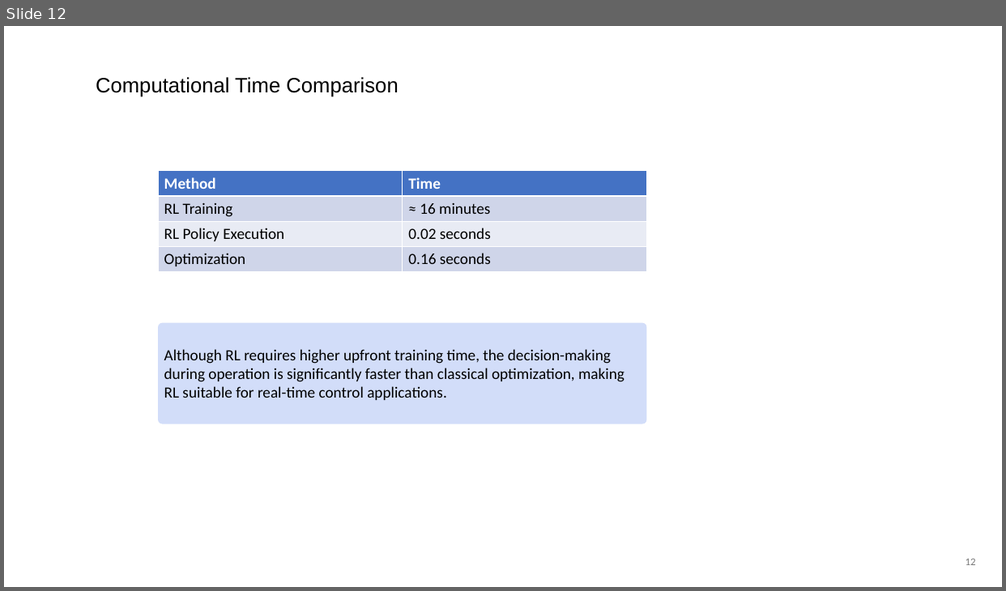
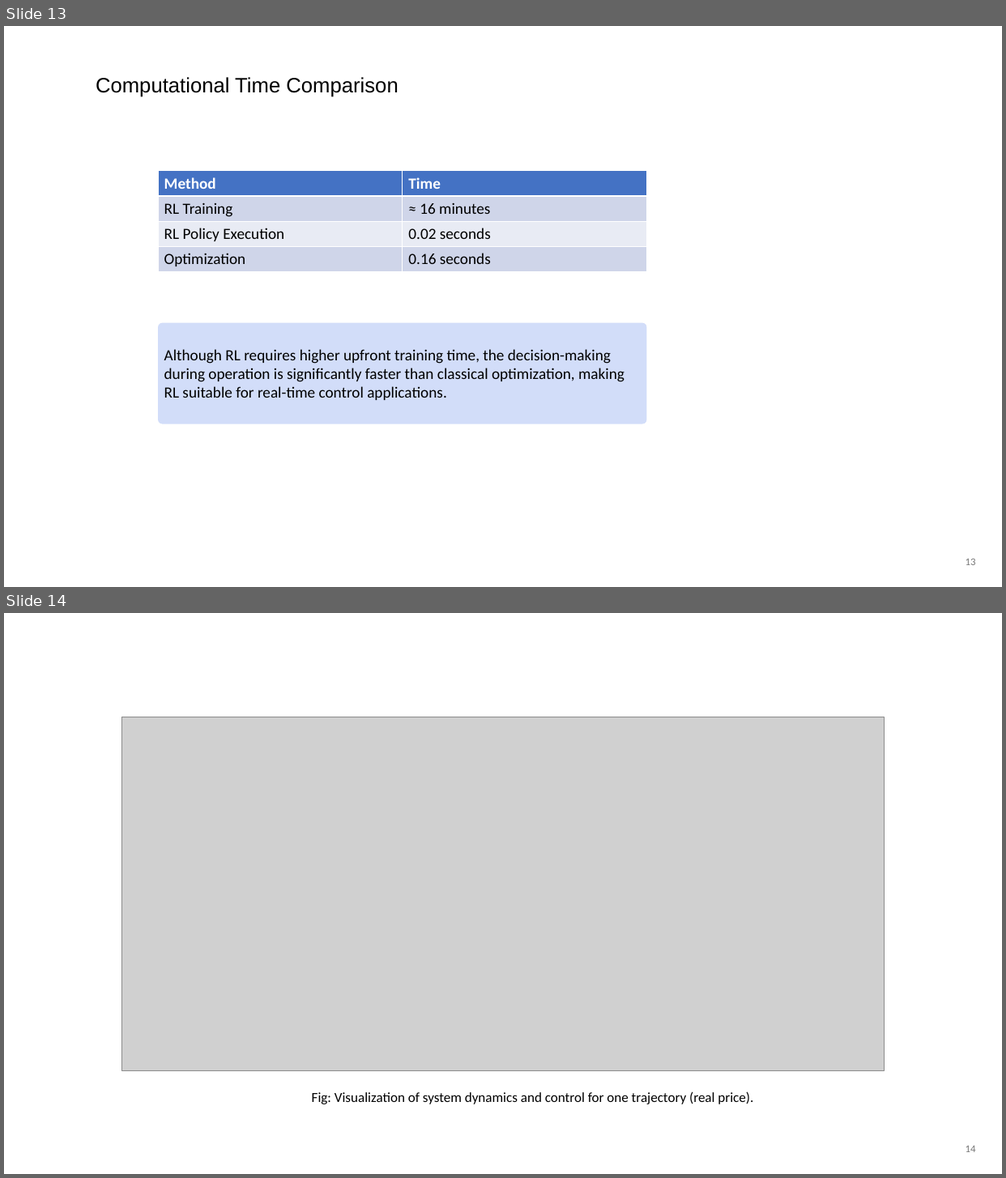
Before and after one commit to itsashishthapa/THESIS, a slide deck: Presentations/Thesis Update(first case)- 04-03-2026.pptx. Shown one above the other, each under a label of ours: slide 12 before the commit, slides 13 and 14 after it. The pictures are 1006x591 and 1006x1178 pixels, drawn with LibreOffice and Linux fonts; fonts in the diff are those of the drawing; grey boxes stand for pictures. Boxes give left, top, right and bottom in pixels: in the first picture for what was removed or moved away, otherwise in the second. Text is boxed around its words. In the diff, an @@ line names an element or a change of style, - is before the commit and + after.

```diff
--- a/Presentations/Thesis Update(first case)- 04-03-2026.pptx
+++ b/Presentations/Thesis Update(first case)- 04-03-2026.pptx
@@ slide 14 added at (4,613,1002,1174), background #FFFFFF @@
@@ picture added at (122,717,884,1071) @@
@@ text added at (312,1092,753,1105), 16 pt, text #000000 @@
+Fig: Visualization of system dynamics and control for one trajectory (real price).
@@ page number added at (965,1146,976,1152), 12 pt, text #797979 @@
+14
@@ what was slide 12 is now slide 13 @@
```
Also in this commit, not shown: 1 slide changed, 4 other slides added, 1 other file.
